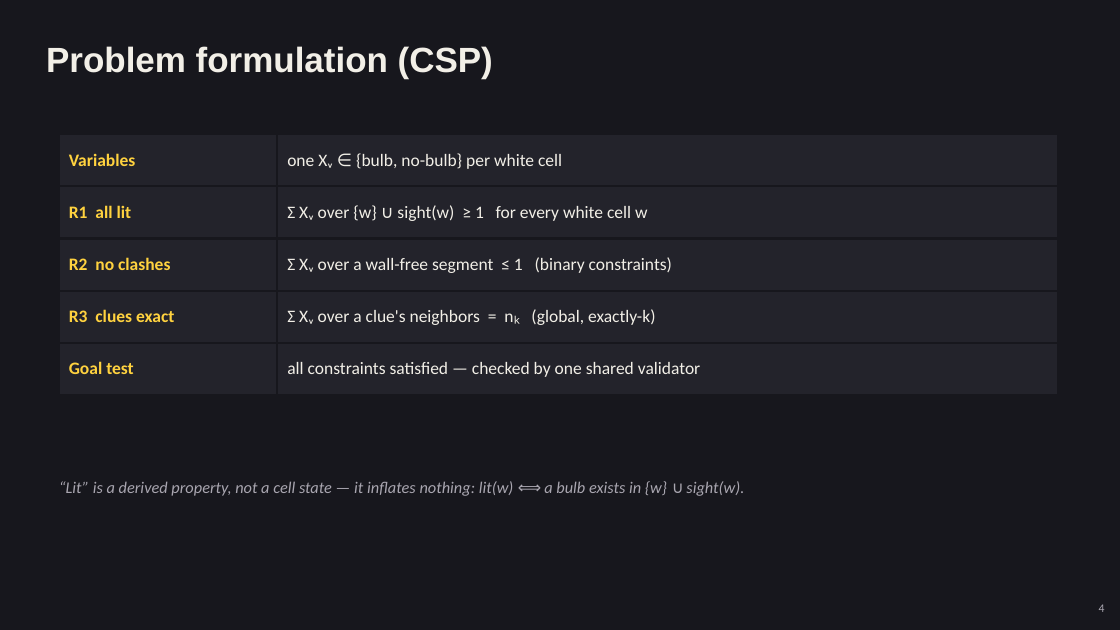
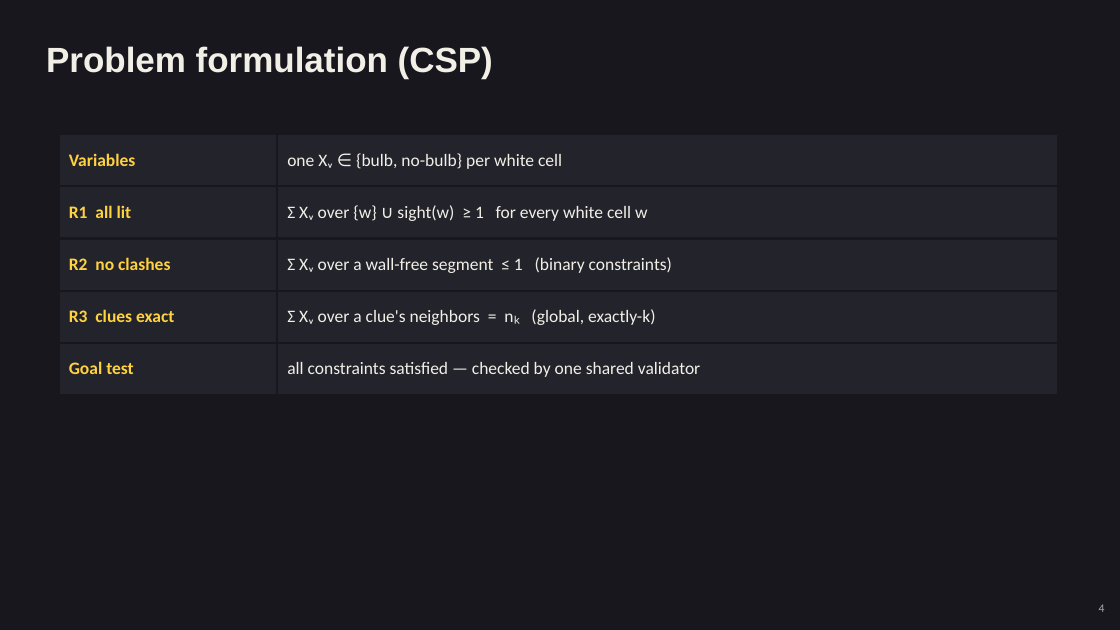
Before and after one commit to AnnieBaghumyan/LightUp, a slide deck: slide 4 of docs/presentation.pptx. Drawn at 1120x630 pixels with LibreOffice and Linux fonts; fonts in the diff are those of the drawing. Boxes give left, top, right and bottom in pixels: in the first picture for what was removed or moved away, otherwise in the second. Text is boxed around its words. In the diff, an @@ line names an element or a change of style, - is before the commit and + after.

```diff
--- a/docs/presentation.pptx
+++ b/docs/presentation.pptx
@@ text removed at [59, 481, 744, 496] @@
-“Lit” is a derived property, not a cell state — it inflates nothing: lit(w) ⟺ a bulb exists in {w} ∪ sight(w).
```
Also in this commit, not shown: 3 other slides changed, 2 other files.
